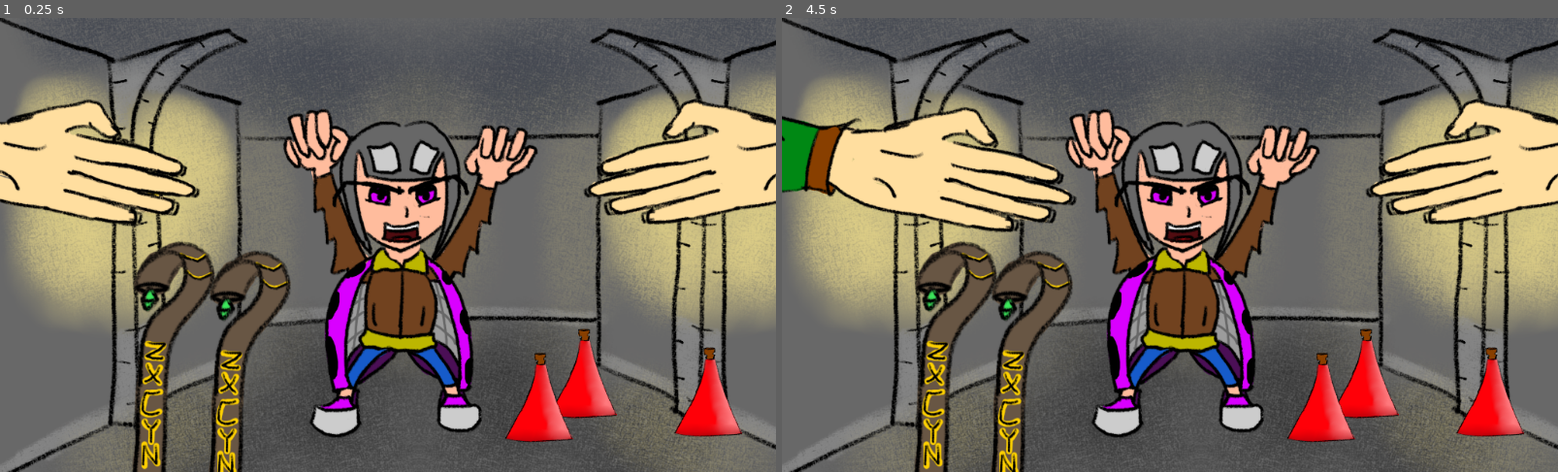
Above: before the commit, frames 1-2 (left to right).
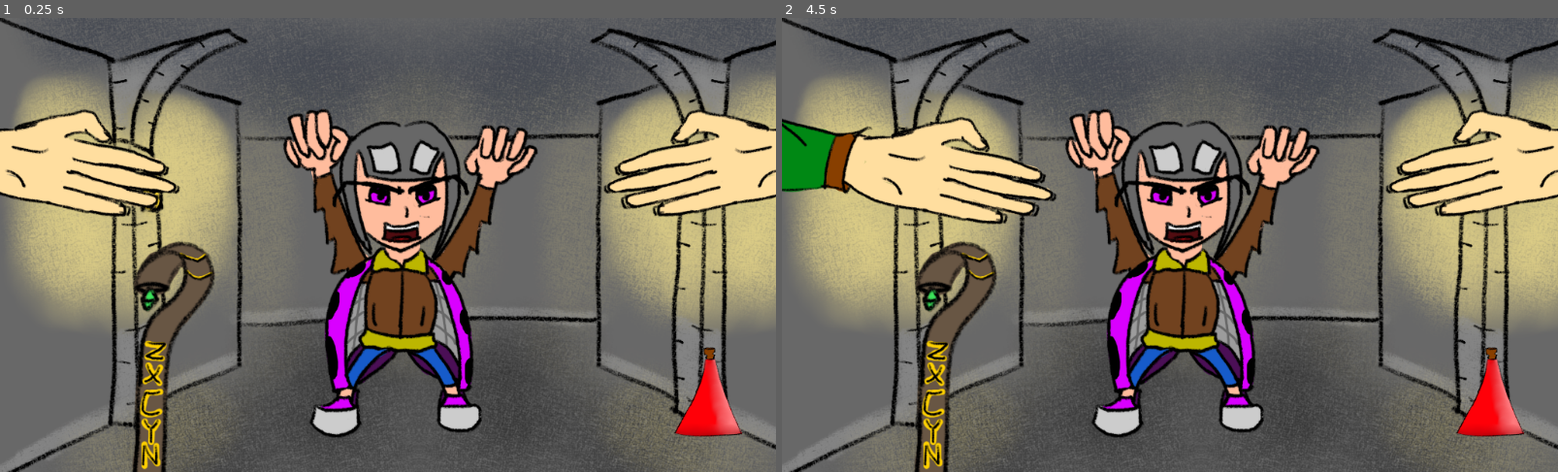
Above: after the commit, the same moments.

Repository: HumbleSolipsist/gmtk-hand-game
Game: Godot game, scene res://World.tscn
Same seed, same stepped clock (60 frames per second), same inputs: the game is played once before the commit and once after it.
Inputs (mouse positions are in pixels of both pictures, inside the frame that each line leads up to):
- Up to frame 1 (0.25 s): no input
- Up to frame 2 (4.5 s): tap Enter at 0.5, 2, 3.5 s; move the mouse to (1340, 222) at 0.52 s; click (1340, 222) at 0.67 s; tap Space at 1.25, 2.75, 4.25 s; move the mouse to (1014, 267) at 1.27 s; click (1014, 267) at 1.42 s; move the mouse to (1247, 145) at 2.02 s; click (1247, 145) at 2.17 s; move the mouse to (1131, 335) at 2.77 s; click (1131, 335) at 2.92 s; move the mouse to (1402, 313) at 3.52 s; click (1402, 313) at 3.67 s; move the mouse to (937, 176) at 4.27 s; click (937, 176) at 4.42 s

The runs differ from the first frame. In frame 1, 8.5% of the frame differs, in the area x 0-100%, y 17-100%; in frame 2, 9.7%.

Commit message:
I dunno what's changed, but it may be important

Diff:
--- a/LeftHand.gd
+++ b/LeftHand.gd
@@ -37,25 +37,16 @@
 	open_sprite.visible = true
 	closed_sprite.visible = false
 	fingers_sprite.visible = false
-	open_hitbox.disabled = false
-	closed_hitbox.disabled = true
 
 func close_hand():
 	open_sprite.visible = false
 	closed_sprite.visible = true
 	fingers_sprite.visible = true
-	open_hitbox.disabled = true
-	closed_hitbox.disabled = false
 
 func drop_item():
 	self.item.held_by = null
 	self.item = null
 	open_hand()
-
-func give_item():
-	var temp = self.item
-	self.drop_item()
-	return temp
 
 func grab(item):
 	self.item = item
--- a/World.tscn
+++ b/World.tscn
@@ -16,24 +16,25 @@
 [ext_resource path="res://assets/items/staff/staff_broken.png" type="Texture" id=14]
 [ext_resource path="res://inventory.gd" type="Script" id=15]
 [ext_resource path="res://left_hand.tscn" type="PackedScene" id=16]
+[ext_resource path="res://assets/sounds/djsaryon_trevorlentz_battle_midi.wav" type="AudioStream" id=17]
 
-[sub_resource type="CircleShape2D" id=3]
+[sub_resource type="CircleShape2D" id=1]
 radius = 1.0
 
-[sub_resource type="CapsuleShape2D" id=4]
+[sub_resource type="CapsuleShape2D" id=2]
 radius = 32.8861
 height = 84.0417
 
-[sub_resource type="RectangleShape2D" id=5]
+[sub_resource type="RectangleShape2D" id=3]
 extents = Vector2( 84.6893, 33.8958 )
 
-[sub_resource type="RectangleShape2D" id=6]
+[sub_resource type="RectangleShape2D" id=4]
 extents = Vector2( 52.3123, 24.3829 )
 
-[sub_resource type="RectangleShape2D" id=8]
+[sub_resource type="RectangleShape2D" id=5]
 extents = Vector2( 24.3294, 180.877 )
 
-[sub_resource type="CircleShape2D" id=9]
+[sub_resource type="CircleShape2D" id=6]
 radius = 63.0942
 
 [sub_resource type="RectangleShape2D" id=7]
@@ -81,79 +82,17 @@
 
 [node name="tip_hitbox" type="CollisionShape2D" parent="potion"]
 position = Vector2( 8.63391, -43.1693 )
-shape = SubResource( 4 )
+shape = SubResource( 2 )
 
 [node name="base_hitbox" type="CollisionShape2D" parent="potion"]
 position = Vector2( 4.31689, 79.8635 )
-shape = SubResource( 5 )
+shape = SubResource( 3 )
 
 [node name="middle_hitbox" type="CollisionShape2D" parent="potion"]
 position = Vector2( 6.47546, 21.5847 )
-shape = SubResource( 6 )
+shape = SubResource( 4 )
 
 [node name="shatter_sound" type="AudioStreamPlayer" parent="potion"]
-stream = ExtResource( 9 )
-
-[node name="potion2" type="Area2D" parent="."]
-editor/display_folded = true
-position = Vector2( 767.552, 470.944 )
-scale = Vector2( 0.5, 0.5 )
-z_index = 1
-script = ExtResource( 6 )
-
-[node name="potion" type="Sprite" parent="potion2"]
-scale = Vector2( 0.5, 0.5 )
-texture = ExtResource( 7 )
-
-[node name="potion_break" type="Sprite" parent="potion2"]
-visible = false
-scale = Vector2( 0.5, 0.5 )
-texture = ExtResource( 8 )
-
-[node name="tip_hitbox" type="CollisionShape2D" parent="potion2"]
-position = Vector2( 8.63391, -43.1693 )
-shape = SubResource( 4 )
-
-[node name="base_hitbox" type="CollisionShape2D" parent="potion2"]
-position = Vector2( 4.31689, 79.8635 )
-shape = SubResource( 5 )
-
-[node name="middle_hitbox" type="CollisionShape2D" parent="potion2"]
-position = Vector2( 6.47546, 21.5847 )
-shape = SubResource( 6 )
-
-[node name="shatter_sound" type="AudioStreamPlayer" parent="potion2"]
-stream = ExtResource( 9 )
-
-[node name="potion3" type="Area2D" parent="."]
-editor/display_folded = true
-position = Vector2( 709.535, 502.589 )
-scale = Vector2( 0.5, 0.5 )
-z_index = 1
-script = ExtResource( 6 )
-
-[node name="potion" type="Sprite" parent="potion3"]
-scale = Vector2( 0.5, 0.5 )
-texture = ExtResource( 7 )
-
-[node name="potion_break" type="Sprite" parent="potion3"]
-visible = false
-scale = Vector2( 0.5, 0.5 )
-texture = ExtResource( 8 )
-
-[node name="tip_hitbox" type="CollisionShape2D" parent="potion3"]
-position = Vector2( 8.63391, -43.1693 )
-shape = SubResource( 4 )
-
-[node name="base_hitbox" type="CollisionShape2D" parent="potion3"]
-position = Vector2( 4.31689, 79.8635 )
-shape = SubResource( 5 )
-
-[node name="middle_hitbox" type="CollisionShape2D" parent="potion3"]
-position = Vector2( 6.47546, 21.5847 )
-shape = SubResource( 6 )
-
-[node name="shatter_sound" type="AudioStreamPlayer" parent="potion3"]
 stream = ExtResource( 9 )
 
 [node name="staff" type="Area2D" parent="."]
@@ -182,35 +121,6 @@
 texture = ExtResource( 13 )
 
 [node name="staff_broken" type="Sprite" parent="staff"]
-visible = false
-texture = ExtResource( 14 )
-
-[node name="staff2" type="Area2D" parent="."]
-editor/display_folded = true
-position = Vector2( 319.972, 541.491 )
-z_index = 1
-script = ExtResource( 10 )
-
-[node name="shaft_hitbox" type="CollisionShape2D" parent="staff2"]
-visible = false
-position = Vector2( -26.3713, 50.9846 )
-shape = SubResource( 8 )
-
-[node name="top_hitbox" type="CollisionShape2D" parent="staff2"]
-visible = false
-position = Vector2( 10.5486, -170.535 )
-shape = SubResource( 9 )
-
-[node name="door_hit_sound" type="AudioStreamPlayer" parent="staff2"]
-stream = ExtResource( 11 )
-
-[node name="shatter_sound" type="AudioStreamPlayer" parent="staff2"]
-stream = ExtResource( 12 )
-
-[node name="staff" type="Sprite" parent="staff2"]
-texture = ExtResource( 13 )
-
-[node name="staff_broken" type="Sprite" parent="staff2"]
 visible = false
 texture = ExtResource( 14 )
 
@@ -226,16 +136,16 @@
 [node name="left_hand" parent="." instance=ExtResource( 16 )]
 position = Vector2( 80, 200 )
 rotation = -1.34565
+passive_speed = 11.0
 
 [node name="right_hand" parent="." instance=ExtResource( 16 )]
 position = Vector2( 954, 200 )
 rotation = 1.34739
-scale = Vector2( -0.7, 0.7 )
+scale = Vector2( -0.6, 0.6 )
+passive_speed = 11.0
+
+[node name="bg_music" type="AudioStreamPlayer" parent="."]
+stream = ExtResource( 17 )
+volume_db = -5.0
 [connection signal="area_entered" from="pointer" to="pointer" method="_on_pointer_area_entered"]
 [connection signal="area_exited" from="pointer" to="pointer" method="_on_pointer_area_exited"]
-[connection signal="area_entered" from="potion" to="potion" method="_on_potion_area_entered"]
-[connection signal="area_exited" from="potion" to="potion" method="_on_potion_area_exited"]
-[connection signal="area_entered" from="potion2" to="potion2" method="_on_potion_area_entered"]
-[connection signal="area_exited" from="potion2" to="potion2" method="_on_potion_area_exited"]
-[connection signal="area_entered" from="potion3" to="potion3" method="_on_potion_area_entered"]
-[connection signal="area_exited" from="potion3" to="potion3" method="_on_potion_area_exited"]
--- a/left_hand.tscn
+++ b/left_hand.tscn
@@ -17,7 +17,7 @@
 height = 186.432
 
 [node name="left_hand" type="Area2D"]
-scale = Vector2( 0.7, 0.7 )
+scale = Vector2( 0.6, 0.6 )
 script = ExtResource( 1 )
 active_speed = 50.0
 passive_speed = 7.0
--- a/plank.gd
+++ b/plank.gd
@@ -33,5 +33,5 @@
 func hit(enemy):
 	$door_hit_sound.play()
 	self.hit_count += 1
-	if rand_range(0, self.hit_count) > 3:
+	if rand_range(0, self.hit_count) > 1.8:
 		self.shatter()
--- a/potion.gd
+++ b/potion.gd
@@ -24,11 +24,11 @@
 	$potion.visible = false
 	$potion_break.visible = true
 	$shatter_sound.play()
-	self.z_index = 0
+	self.set_deferred('z_index', 0)
 	self.start_despawn_timer()
 
 func hit(enemy):
 	self.shatter()
-	self.position = enemy.position + Vector2(rand_range(-100, 100), rand_range(-300,300))
+	self.position = enemy.position + Vector2(rand_range(-50, 50), rand_range(-150,150))
 	self.held_by.drop_item()
 	self.held_by = true
Not shown: 3 places in World.tscn that only renumber resources
Not shown, added: assets/sounds/djsaryon_trevorlentz_battle_midi.wav.import
